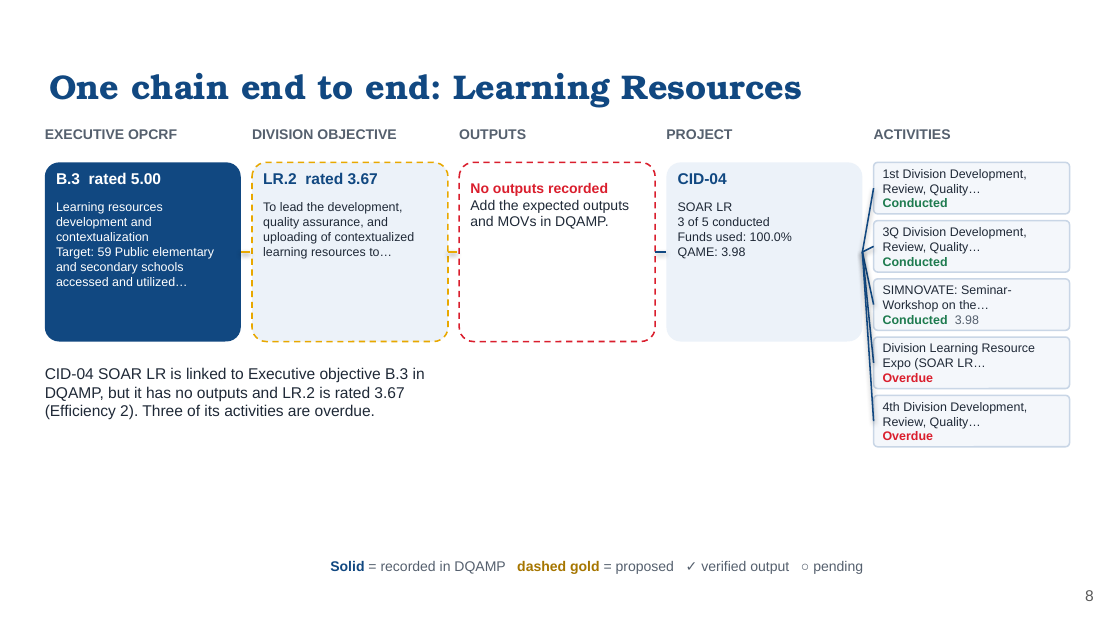
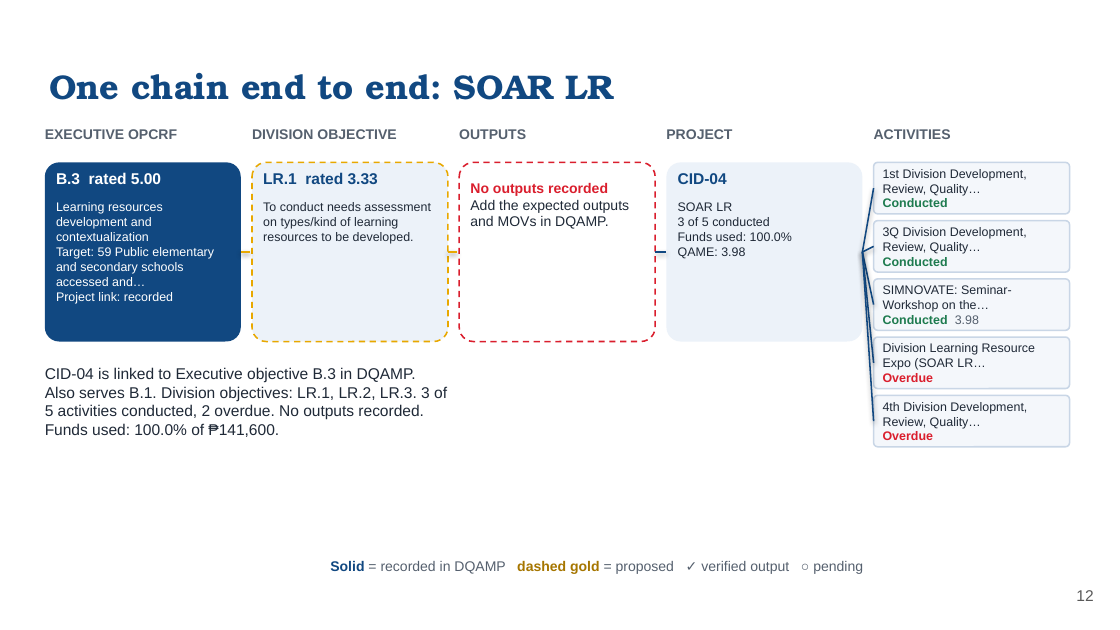
Before and after one commit to phidipidis/DQAMP, a slide deck: slide 12 of presentations/line-of-sight-2026/CID_Line-of-Sight_2026.pptx (slide 8 before the commit). Drawn at 1120x630 pixels with LibreOffice and Linux fonts; fonts in the diff are those of the drawing; background and template pictures are left out. Boxes give left, top, right and bottom in pixels: in the first picture for what was removed or moved away, otherwise in the second. Text is boxed around its words. In the diff, an @@ line names an element or a change of style, - is before the commit and + after.

```diff
--- a/presentations/line-of-sight-2026/CID_Line-of-Sight_2026.pptx
+++ b/presentations/line-of-sight-2026/CID_Line-of-Sight_2026.pptx
@@ title at <box>49,73,615,100</box>: text changed @@
-One chain end to end: Learning Resources
+One chain end to end: SOAR LR
@@ text at <box>263,172,378,184</box>: text changed @@
-LR.2 rated 3.67
+LR.1 rated 3.33
@@ text at <box>56,202,214,304</box>: text changed @@
-Learning resources development and contextualization
-Target: 59 Public elementary and secondary schools accessed and utilized…
+Learning resources development and contextualization
+Target: 59 Public elementary and secondary schools accessed and…
+Project link: recorded
@@ text at <box>263,202,431,244</box>: text changed @@
-To lead the development, quality assurance, and uploading of contextualized learning resources to…
+To conduct needs assessment on types/kind of learning resources to be developed.
@@ text at <box>45,367,447,437</box>: text changed @@
-CID-04 SOAR LR is linked to Executive objective B.3 in DQAMP, but it has no outputs and LR.2 is rated 3.67 (Efficiency 2). Three of its activities are overdue.
+CID-04 is linked to Executive objective B.3 in DQAMP. Also serves B.1. Division objectives: LR.1, LR.2, LR.3. 3 of 5 activities conducted, 2 overdue. No outputs recorded. Funds used: 100.0% of ₱141,600.
@@ page number at <box>1076,590,1093,601</box>: text changed @@
-8
+12
```
Also in this commit, not shown: 5 slides added, 2 other files.
